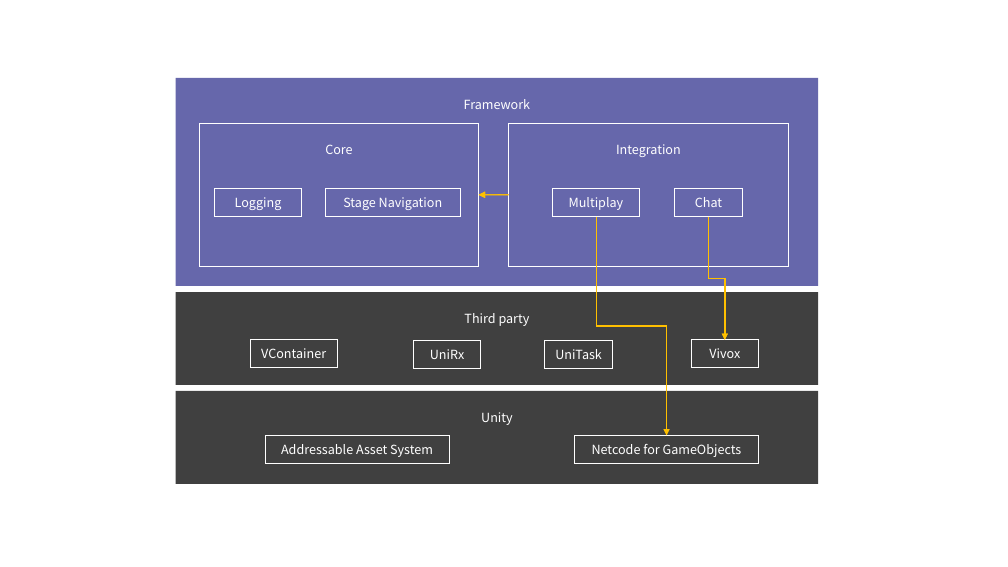
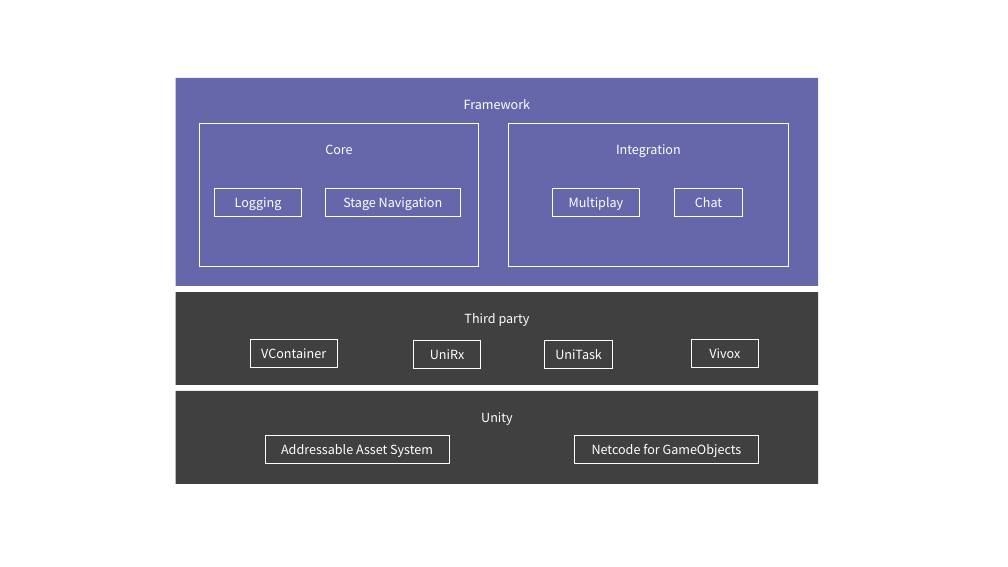
Before and after one commit to extreal-dev/Extreal.Guide, a slide deck: slide 2 of work/work.pptx. Drawn at 1008x567 pixels with LibreOffice and Linux fonts; fonts in the diff are those of the drawing. Boxes give left, top, right and bottom in pixels: in the first picture for what was removed or moved away, otherwise in the second. Text is boxed around its words. In the diff, an @@ line names an element or a change of style, - is before the commit and + after.

```diff
--- a/work/work.pptx
+++ b/work/work.pptx
@@ arrow removed from (509, 195) to (479, 195) @@
@@ arrow removed from (509, 194) to (479, 195) @@
@@ arrow removed from (509, 195) to (479, 195) @@
@@ elbow arrow removed from (596, 216) to (667, 436) @@
@@ elbow arrow removed from (709, 216) to (725, 340) @@
@@ elbow arrow removed from (709, 216) to (725, 340) @@
```
Also in this commit, not shown: 2 other slides changed, 6 slides added, 6 slides removed, 18 other files.
